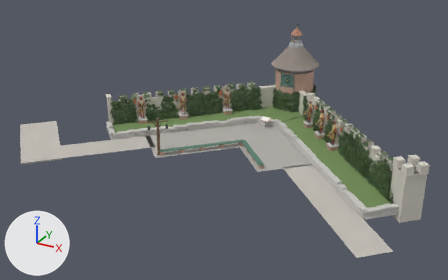
What one commit did to the Blender file models/AR_MagischeKlok/AR_MagischeKlok_master.blend.
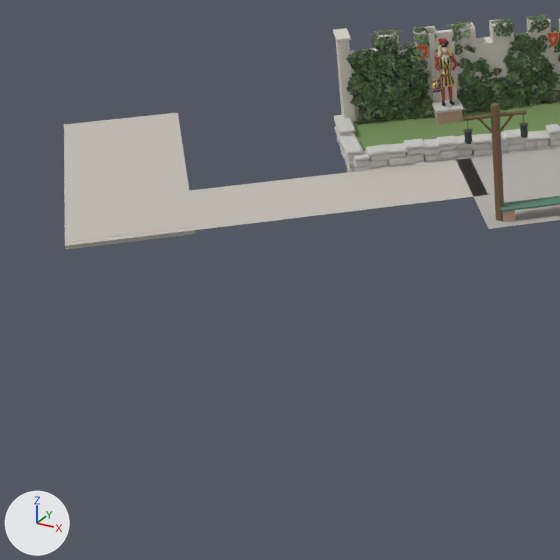
There are two pictures of each version: one whole from a camera (50 mm lens) standing at (21.5, -53.0, 21.5) and looking at (-1.6, -11.1, 0.6), one close up on the part from 0% to 40% of the width and 30% to 94% of the height. Lighting does not change. The marker at lower left points along +X, +Y and +Z. The last two pictures show the newer version.

The first close-up shows 'BAKE_klimop', 'MK_lantaarn__paal', 'MK_muur_N__stuc', 'MK_paden__padklinker', 'MK_plein__klinker', 'MK_plein__steen', 'MK_verhoging__gras' and 14 more.
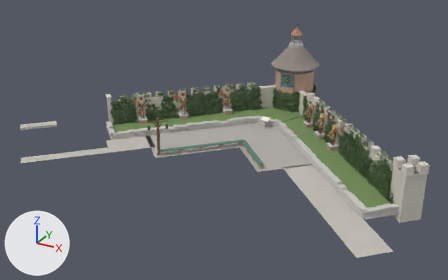
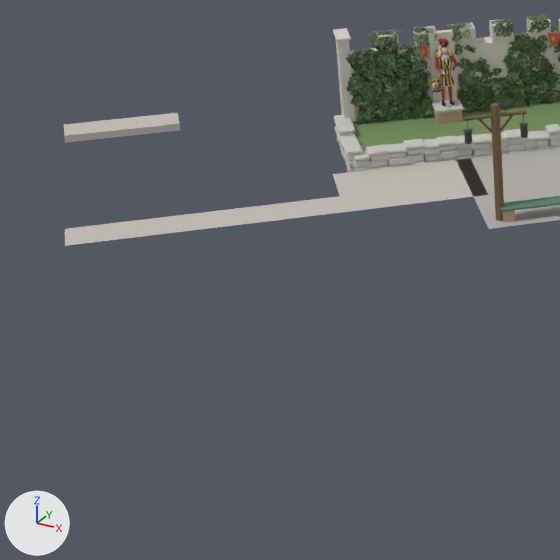
Changed parts and their boxes (x1, y1, x2, y2) in the close-ups (560 x 560 px):
'MK_paden__padklinker', reshaped
    before: (64, 113, 488, 250)
    after: (64, 113, 487, 246)
part 1 of me_mk_paden__padklinker, deleted
    before: (64, 183, 196, 250)
part 2 of me_mk_paden__padklinker, cut back
    both: (64, 121, 342, 246)

The change, as a list of edits to the scene's bpy script:
```text
Change me_mk_paden__padklinker:
    used by ob_mk_paden__padklinker; location = (0.0, 0.0, 0.0)
    verts and faces of me_mk_paden__padklinker; kept vertices keep their numbers, new ones are numbered from 24
    before: 8 (-14.0, -17.5, 0.1) at pixel (188, 182), 11 (-16.2, -19.7, 0.1) at pixel (64, 196), 12 (-14.0, -17.5, -0.1) at pixel (189, 189), 15 (-16.2, -19.7, -0.1) at pixel (65, 204), 20 (-8.3, -12.4, 0.1) at pixel (470, 158)
    before: 21 (-15.8, -20.1, 0.1) at pixel (64, 204), 22 (-14.0, -21.9, 0.1) at pixel (64, 245), 23 (-6.4, -14.2, 0.1) at pixel (488, 194)
    remove me_mk_paden__padklinker.from_pydata(...)  # 24 vertices, 12 faces; spans x -20.0..15.1, y -21.9..-10.9, z -0.1..0.1
    add me_mk_paden__padklinker.from_pydata(...)  # 20 vertices, 8 faces; spans x -20.0..15.1, y -21.9..-10.9, z -0.1..0.1
    me_mk_paden__padklinker part 1: the loose piece of 8 vertices spanning x -16.2..-11.9, y -21.8..-17.5, z -0.1..0.1 is deleted
    me_mk_paden__padklinker part 2
    add delete_vertices([21])  # with the faces that use them
    add verts[8] = (-17.1, -14.4, 0.1)  # moved, pixel (179, 123)
    add verts[12] = (-17.1, -14.4, -0.1)  # moved, pixel (180, 130)
    add verts[11] = (-19.4, -16.7, 0.1)  # moved, pixel (64, 135)
    add verts[15] = (-19.4, -16.7, -0.1)  # moved, pixel (65, 142)
    add verts[24] = (-10.9, -15.1, 0.1)  # pixel (332, 174)
    add verts[25] = (-9.1, -16.9, 0.1)  # pixel (344, 212)
    add verts[26] = (-9.9, -16.2, 0.1)  # pixel (339, 196)
    add verts[27] = (-14.8, -21.2, 0.1)  # pixel (64, 228)
    add verts[28] = (-9.1, -16.9, 0.1)  # pixel (344, 212)
    add faces += [(20, 24, 25, 23), (22, 28, 26, 27)]
```
